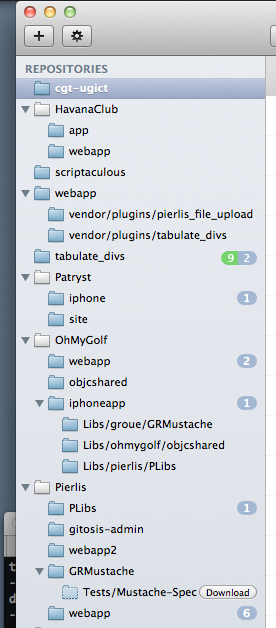
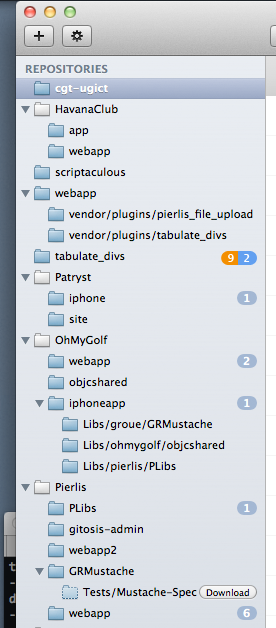
Layers edited between the first and the second 276 x 628 image:
painted on "Shape 1 copy" over [221, 251, 238, 265]
painted on "Shape 1" over [238, 251, 257, 265]
